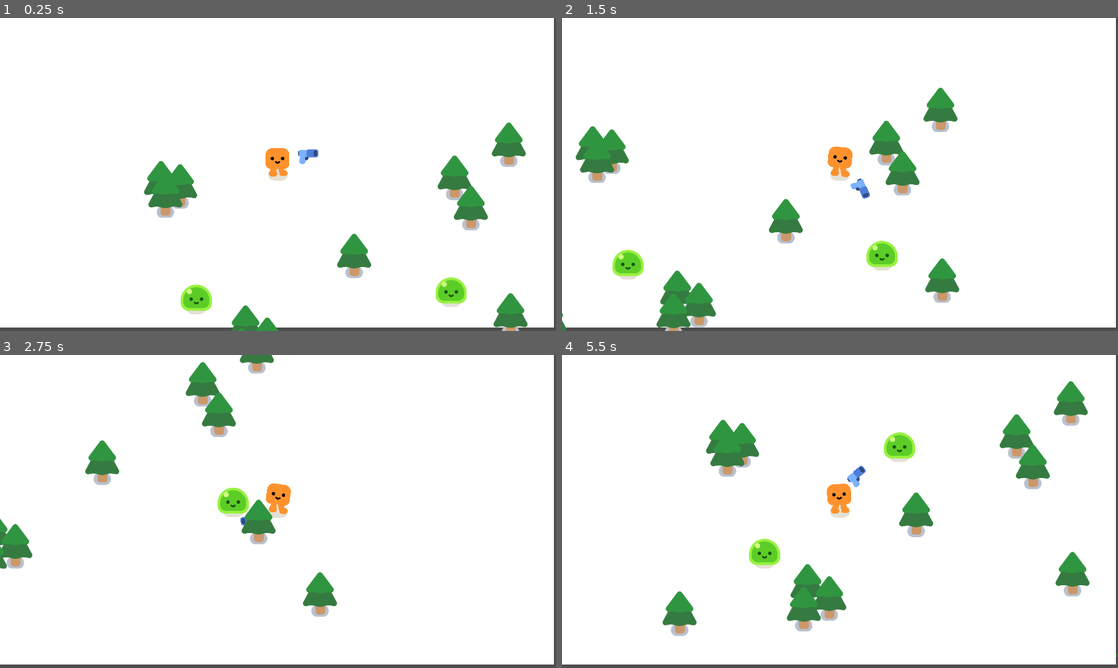
Above: before the commit, frames 1-4 (two rows, left to right).
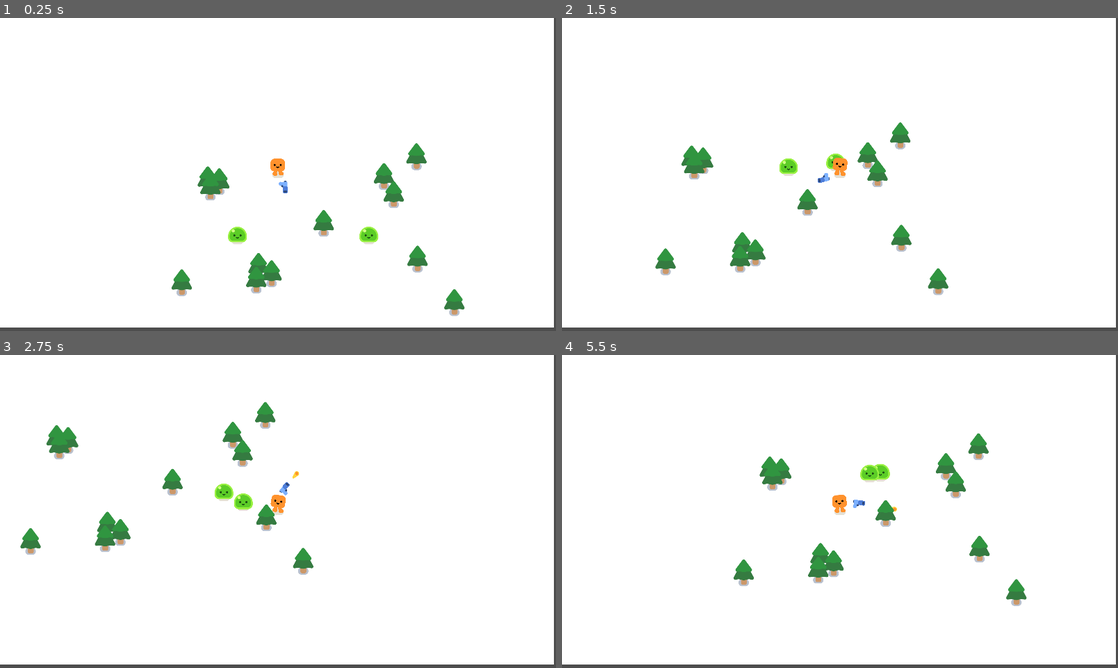
Above: after the commit, the same moments.

Repository: Arfitale/Vampire-2D-Shooter
Game: Godot game, scene res://game.tscn
Same seed, same stepped clock (60 frames per second), same inputs: the game is played once before the commit and once after it.
Inputs (mouse positions are in pixels of both pictures, inside the frame that each line leads up to):
- Up to frame 1 (0.25 s): no input
- Up to frame 2 (1.5 s): move the mouse to (962, 158) at 0.52 s; press the mouse at (962, 158) at 0.53 s; hold D (move_right) 0.53-1.28 s; move the mouse to (728, 190) at 1.27 s; release the mouse at (728, 190) at 1.28 s; hold S (move_down) from 1.28 s (still down); click (728, 190) at 1.35 s
- Up to frame 3 (2.75 s): move the mouse to (333, 442) at 2.02 s; release S (move_down) at 2.03 s; press the mouse at (333, 442) at 2.03 s; hold D (move_right) from 2.03 s (still down)
- Up to frame 4 (5.5 s): move the mouse to (812, 574) at 2.77 s; release D (move_right) at 2.78 s; release the mouse at (812, 574) at 2.78 s; hold W (move_up) 2.78-3.53 s; click (812, 574) at 2.85 s; move the mouse to (1006, 558) at 3.52 s; press the mouse at (1006, 558) at 3.53 s; hold A (move_left) 3.53-5.03 s; move the mouse to (673, 464) at 4.27 s; release the mouse at (673, 464) at 4.28 s; click (673, 464) at 4.35 s; move the mouse to (867, 511) at 5.02 s; press the mouse at (867, 511) at 5.03 s; hold S (move_down) from 5.03 s (still down)

The runs differ from the first frame. In frame 1, 7.9% of the frame differs, in the area x 25-95%, y 33-100%; in frame 2, 8.4%; in frame 3, 6.2%; in frame 4, 9.5%, in the area x 18-100%, y 8-97%.

Commit message:
add gun functionality like bullet and mobs can take damage and die

Diff:
--- a/characters/mobs.gd
+++ b/characters/mobs.gd
@@ -3,19 +3,18 @@
 var player: Node2D
 
 @export var movement_speed := 400.0
+@export var health := 5
 
 func _physics_process(delta: float) -> void:
 	if player:
 		_chase_player()
 	else:
 		velocity = Vector2.ZERO
-
 	move_and_slide()
 
 func _chase_player() -> void:
 	var player_direction = global_position.direction_to(player.global_position)
 	var distance = global_position.distance_to(player.global_position)
-	print(distance)
 	velocity = player_direction * movement_speed
 
 func _on_player_detection_body_entered(body: Node2D) -> void:
@@ -24,3 +23,8 @@
 
 func _on_player_detection_body_exited(body: Node2D) -> void:
 	player = null
+
+func take_damage(damage: int) -> void:
+	health -= damage
+	if health <= 0:
+		queue_free()
--- a/characters/mobs.tscn
+++ b/characters/mobs.tscn
@@ -7,10 +7,9 @@
 radius = 28.442924
 
 [sub_resource type="CircleShape2D" id="CircleShape2D_bps13"]
-radius = 350.1271
+radius = 823.0298
 
-[node name="Mobs" type="CharacterBody2D"]
-position = Vector2(-1, 1)
+[node name="Mobs" type="CharacterBody2D" groups=["Mobs"]]
 collision_layer = 4
 collision_mask = 5
 script = ExtResource("1_hyx61")
--- a/characters/player.gd
+++ b/characters/player.gd
@@ -2,6 +2,13 @@
 
 @export var movement_speed := 600.0
 @onready var sprite := $HappyBoo
+@onready var gun := $Gun
+
+var shoot
+
+func _process(delta: float) -> void:
+	if Input.is_action_pressed("shoot") and gun.fire_cooldown <= 0.0:
+		_handle_shoot()
 
 func _physics_process(_delta: float) -> void:
 	var direction := Input.get_vector("move_left", "move_right", "move_up", "move_down")
@@ -13,3 +20,6 @@
 		sprite.play_idle_animation()
 
 	move_and_slide()
+
+func _handle_shoot():
+	gun.shoot()
--- a/characters/player.tscn
+++ b/characters/player.tscn
@@ -17,6 +17,7 @@
 shape = SubResource("CircleShape2D_3eadt")
 
 [node name="Camera2D" type="Camera2D" parent="."]
+zoom = Vector2(0.6, 0.6)
 
 [node name="Gun" parent="." instance=ExtResource("3_tory2")]
 position = Vector2(1.15484e-07, -30.999998)
--- /dev/null
+++ b/pistol/bullet.gd
@@ -0,0 +1,22 @@
+extends Area2D
+
+var direction := Vector2.RIGHT
+var travelled_distance := 0.0
+
+@export var maximum_distance := 500.0
+@export var speed := 1500.0
+@export var damage := 2
+
+func _physics_process(delta: float) -> void:
+	position += direction * speed * delta
+	travelled_distance += speed * delta
+	if travelled_distance >= maximum_distance:
+		queue_free()
+
+func set_direction(new_direction: Vector2):
+	direction = new_direction
+
+func _on_body_entered(body: Node2D) -> void:
+	if body.is_in_group("Mobs") and body.has_method("take_damage"):
+		body.take_damage(damage)
+	queue_free()
--- /dev/null
+++ b/pistol/bullet.tscn
@@ -0,0 +1,22 @@
+[gd_scene load_steps=4 format=3 uid="uid://bmo0auqbfad2o"]
+
+[ext_resource type="Script" uid="uid://clrbl4p00uk0" path="res://pistol/bullet.gd" id="1_5tgod"]
+[ext_resource type="Texture2D" uid="uid://dftkbqwsfd68r" path="res://pistol/projectile.png" id="1_mt7ak"]
+
+[sub_resource type="CircleShape2D" id="CircleShape2D_5tgod"]
+radius = 21.0
+
+[node name="Bullet" type="Area2D"]
+collision_layer = 16
+collision_mask = 5
+script = ExtResource("1_5tgod")
+
+[node name="Projectile" type="Sprite2D" parent="."]
+position = Vector2(-3, -2)
+texture = ExtResource("1_mt7ak")
+
+[node name="CollisionShape2D" type="CollisionShape2D" parent="."]
+position = Vector2(8, -1)
+shape = SubResource("CircleShape2D_5tgod")
+
+[connection signal="body_entered" from="." to="." method="_on_body_entered"]
--- a/pistol/gun.gd
+++ b/pistol/gun.gd
@@ -1,7 +1,22 @@
 extends Area2D
 
-func _physics_process(delta: float) -> void:
-	var enemies_in_range := get_overlapping_bodies()
-	if enemies_in_range.size() > 0:
-		var target_enemy: CharacterBody2D = enemies_in_range.front()
-		look_at(target_enemy.global_position)
+@export var bullet_scene: PackedScene
+@onready var bullet_spawner: Marker2D = $WeaponPivot/Pistol/BulletSpawn
+@export var fire_interval := 0.3
+var fire_cooldown := 0.0
+
+func _process(delta: float) -> void:
+	fire_cooldown -= delta
+	look_at(get_global_mouse_position())
+
+func shoot():
+	if not bullet_scene: return
+	_spawn_bullet()
+	fire_cooldown = fire_interval
+
+func _spawn_bullet():
+	var bullet: Area2D = bullet_scene.instantiate()
+	get_parent().add_child(bullet)
+	bullet.global_position = bullet_spawner.global_position
+	bullet.rotation = rotation
+	bullet.set_direction(global_transform.x.normalized())
--- a/pistol/gun.tscn
+++ b/pistol/gun.tscn
@@ -1,7 +1,8 @@
-[gd_scene load_steps=4 format=3 uid="uid://dl8tiw1bpd1nt"]
+[gd_scene load_steps=5 format=3 uid="uid://dl8tiw1bpd1nt"]
 
 [ext_resource type="Script" uid="uid://2qjgma65pcsu" path="res://pistol/gun.gd" id="1_b7uwb"]
 [ext_resource type="Texture2D" uid="uid://cswb5do8rrj7q" path="res://pistol/pistol.png" id="1_kmld4"]
+[ext_resource type="PackedScene" uid="uid://bmo0auqbfad2o" path="res://pistol/bullet.tscn" id="2_donny"]
 
 [sub_resource type="CircleShape2D" id="CircleShape2D_b7uwb"]
 radius = 422.45236
@@ -10,6 +11,7 @@
 collision_layer = 16
 collision_mask = 4
 script = ExtResource("1_b7uwb")
+bullet_scene = ExtResource("2_donny")
 
 [node name="CollisionShape2D" type="CollisionShape2D" parent="."]
 shape = SubResource("CircleShape2D_b7uwb")
--- a/project.godot
+++ b/project.godot
@@ -96,6 +96,7 @@
 [global_group]
 
 Player=""
+Mobs=""
 
 [input]
 
@@ -123,6 +124,11 @@
 , Object(InputEventKey,"resource_local_to_scene":false,"resource_name":"","device":-1,"window_id":0,"alt_pressed":false …(186 unchanged characters)…
 ]
 }
+shoot={
+"deadzone": 0.2,
+"events": [Object(InputEventMouseButton,"resource_local_to_scene":false,"resource_name":"","device":-1,"window_id":0,"alt_pressed":false,"shift_pressed":false,"ctrl_pressed":false,"meta_pressed":false,"button_mask":0,"position":Vector2(0, 0),"global_position":Vector2(0, 0),"factor":1.0,"button_index":1,"canceled":false,"pressed":false,"double_click":false,"script":null)
+]
+}
 
 [layer_names]
 
@@ -131,7 +137,7 @@
 3d_physics/layer_2="player"
 2d_physics/layer_3="Mobs"
 2d_physics/layer_4="MobsAreaDetection"
-2d_physics/layer_5="PlayerWeapo"
+2d_physics/layer_5="PlayerHitbox"
 
 [rendering]
 
Not shown, added: pistol/bullet.gd.uid
